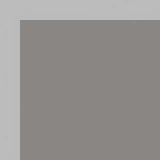
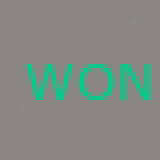
The second 160 x 160 image is a revision of the first. Changes to its layers:
added layer "WON" in group "win" over box(24, 64, 152, 100)
renamed "you" to "default", painted on it over box(0, 0, 160, 160)
hid "kafelek.png" over box(0, 0, 160, 160)
